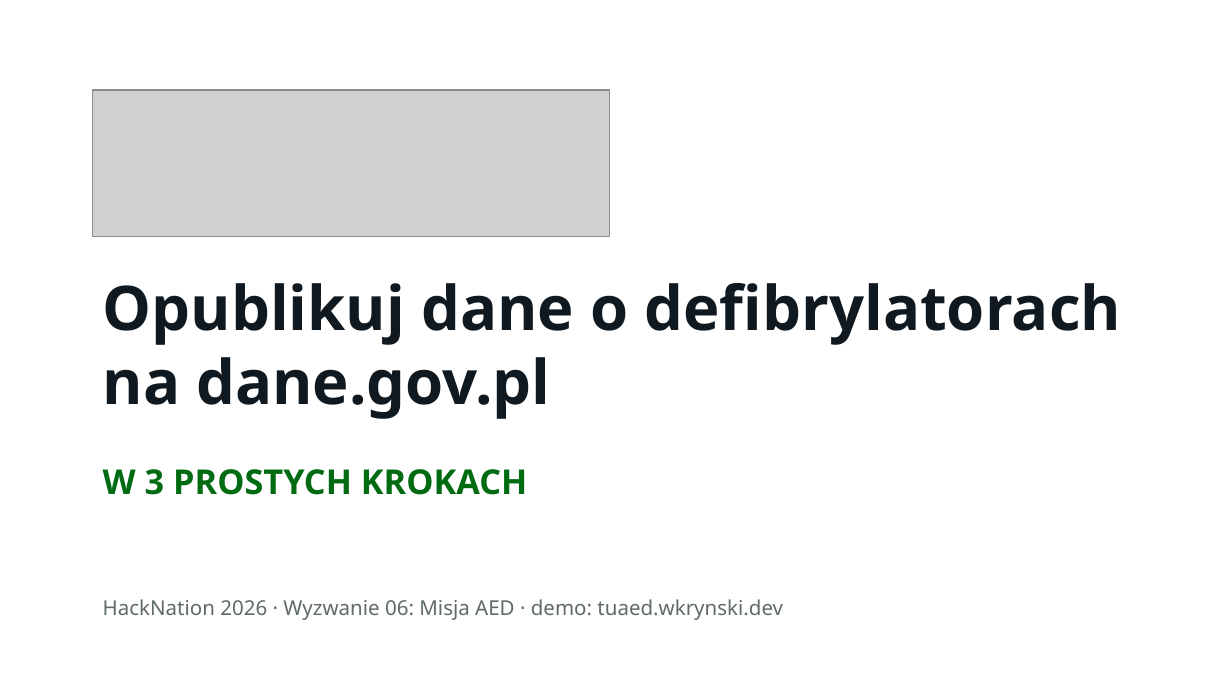
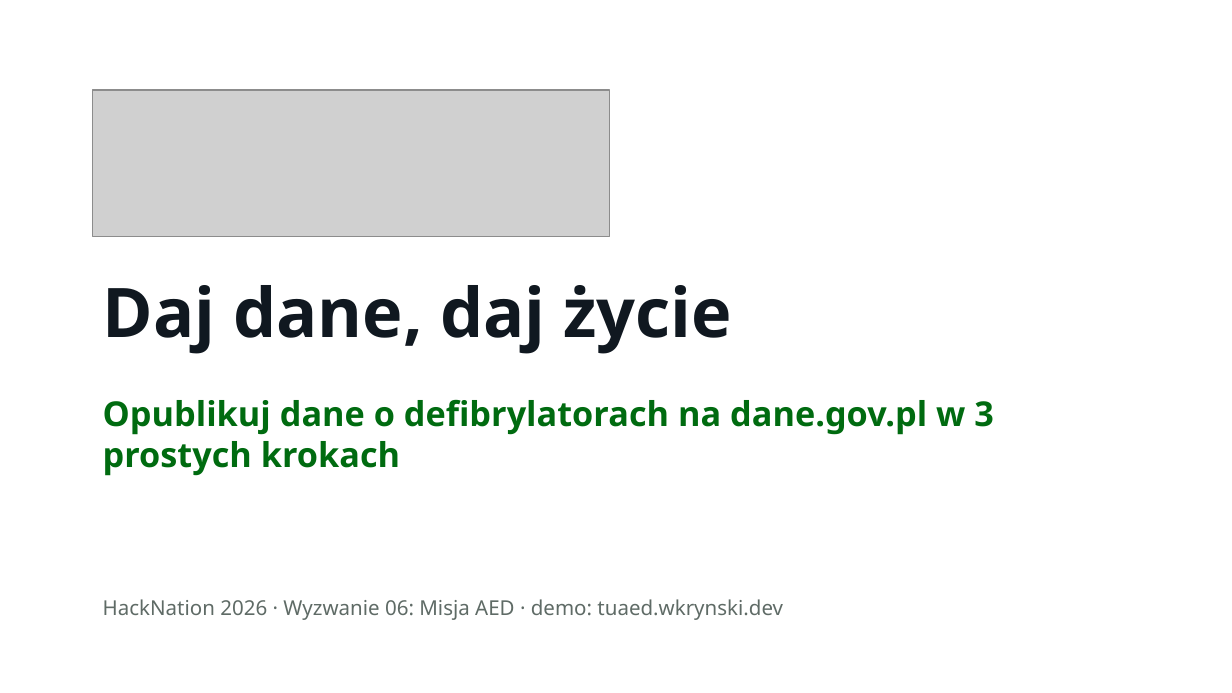
Before and after one commit to LastMinuteGameStudio/hacknation, a slide deck: slide 1 of prezentacja/AEDane-Misja-AED.pptx. Drawn at 1232x693 pixels with LibreOffice and Linux fonts; fonts in the diff are those of the drawing; grey boxes stand for pictures. Boxes give left, top, right and bottom in pixels: in the first picture for what was removed or moved away, otherwise in the second. Text is boxed around its words. In the diff, an @@ line names an element or a change of style, - is before the commit and + after.

```diff
--- a/prezentacja/AEDane-Misja-AED.pptx
+++ b/prezentacja/AEDane-Misja-AED.pptx
@@ text at [103, 285, 732, 354]: text changed; size 36 to 40 pt @@
-Opublikuj dane o defibrylatorach na dane.gov.pl
+Daj dane, daj życie
@@ text at [103, 399, 994, 476]: text changed @@
-W 3 PROSTYCH KROKACH
+Opublikuj dane o defibrylatorach na dane.gov.pl w 3 prostych krokach
```
Also in this commit, not shown: 1 other slide changed, 3 other files.
